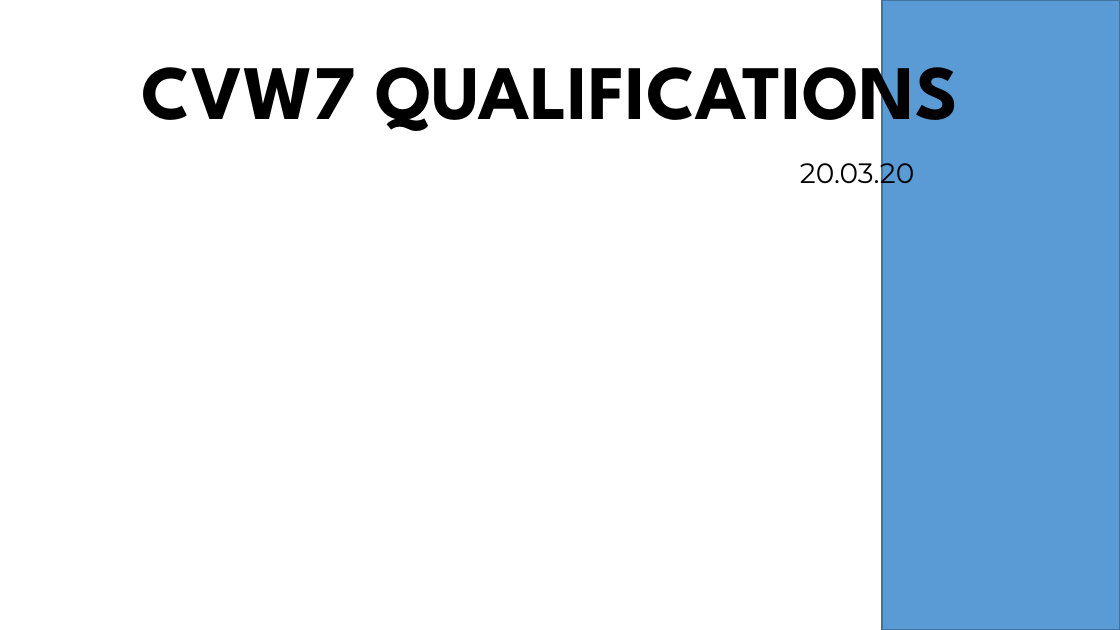
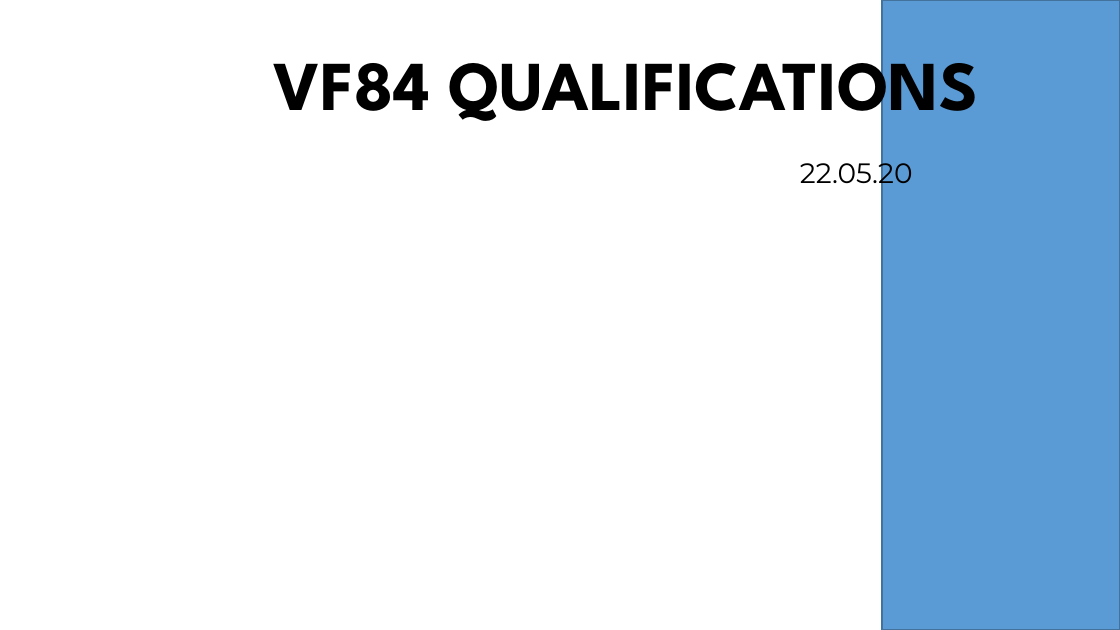
Before and after one commit to oufy-dcs-missions/jtff-missions, a slide deck: slide 1 of vf84-qualification/resources/briefing.pptx. Drawn at 1120x630 pixels with LibreOffice and Linux fonts; fonts in the diff are those of the drawing; background and template pictures are left out. Boxes give left, top, right and bottom in pixels: in the first picture for what was removed or moved away, otherwise in the second. Text is boxed around its words. In the diff, an @@ line names an element or a change of style, - is before the commit and + after.

```diff
--- a/vf84-qualification/resources/briefing.pptx
+++ b/vf84-qualification/resources/briefing.pptx
@@ title at <box>274,40,979,131</box>: text changed; size 66 to 60 pt @@
-CVW7 QUALIFICATIONS
+VF84 QUALIFICATIONS
@@ text at <box>800,156,913,191</box>: text changed @@
-20.03.20
+22.05.20
```
Also in this commit, not shown: 4 other slides changed, 3 slides removed, 1 other file.
